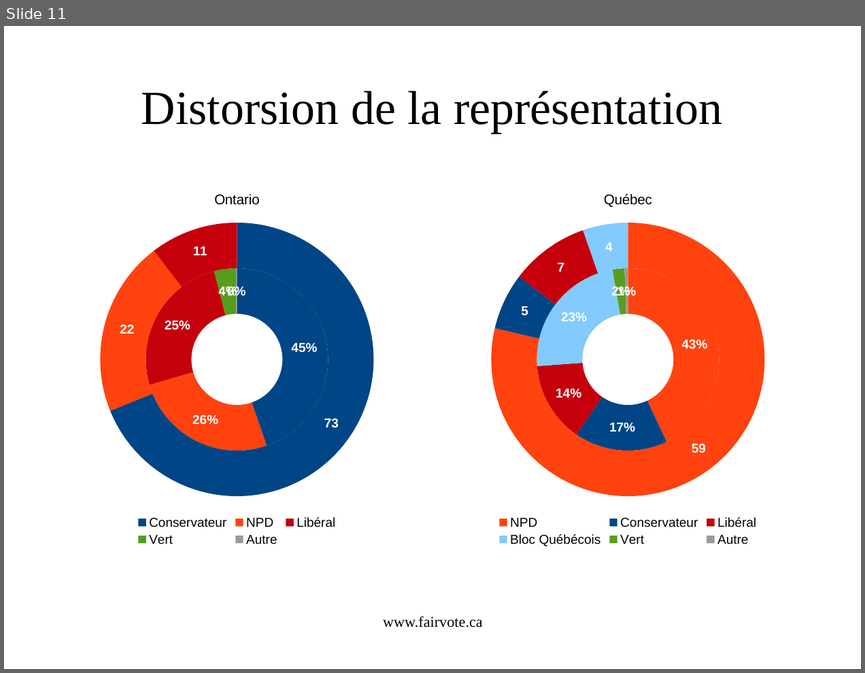
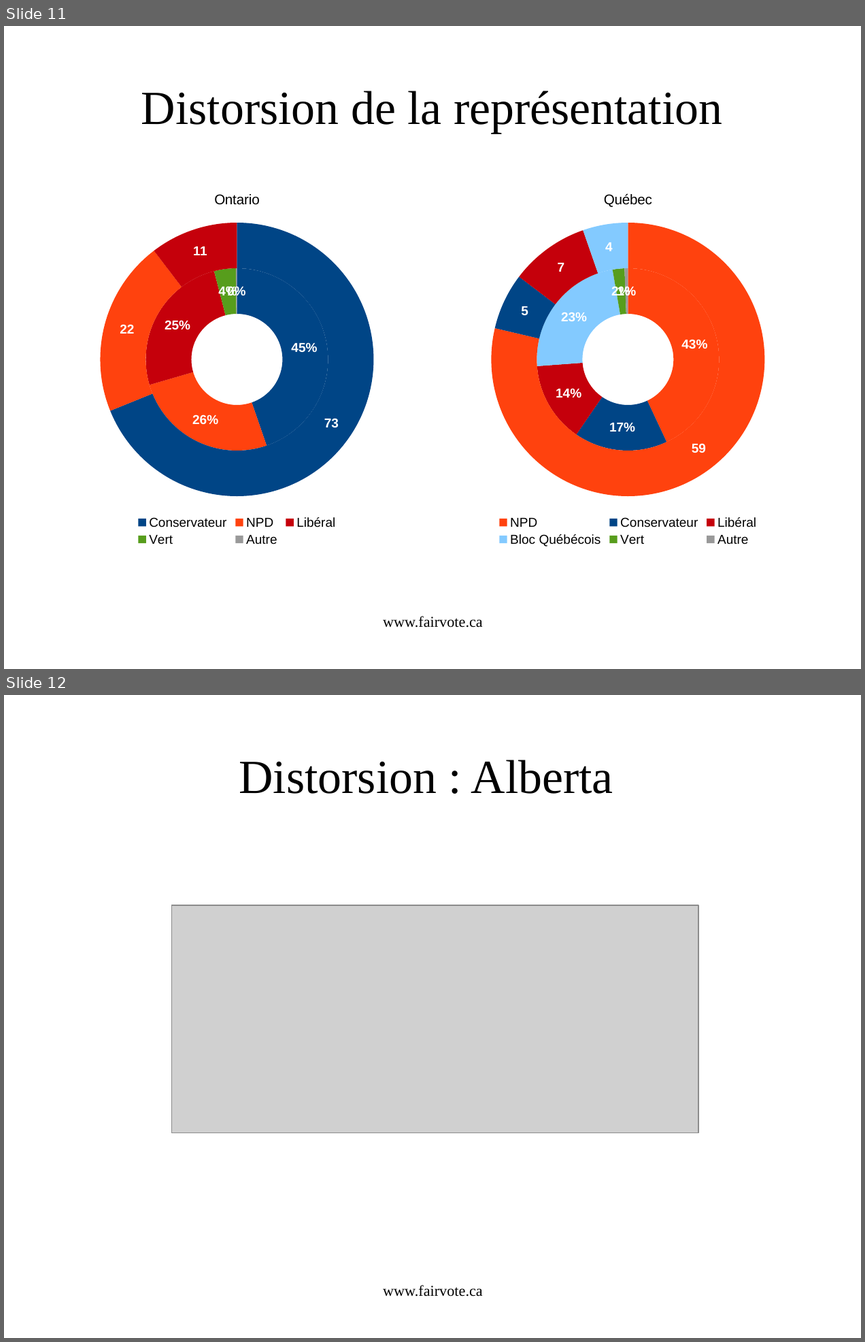
Before and after one commit to cyclingzealot/fvc_presentation, a slide deck: systèmesÉlectoraux.odp. Shown one above the other, each under a label of ours: slide 11 before the commit, slides 11 and 12 after it. The pictures are 865x673 and 865x1342 pixels, drawn with LibreOffice and Linux fonts; fonts in the diff are those of the drawing; grey boxes stand for pictures. Boxes give left, top, right and bottom in pixels: in the first picture for what was removed or moved away, otherwise in the second. Text is boxed around its words. In the diff, an @@ line names an element or a change of style, - is before the commit and + after.

```diff
--- a/systèmesÉlectoraux.odp
+++ b/systèmesÉlectoraux.odp
@@ slide 12 added at [4, 695, 861, 1338], background #FFFFFF @@
@@ title added at [239, 760, 613, 794], 44 pt, text #000000 @@
+Distorsion : Alberta
@@ picture added at [171, 905, 698, 1133] @@
@@ text added at [383, 1285, 483, 1296], 14 pt, text #000000 @@
+www.fairvote.ca
```
Also in this commit, not shown: 2 slides changed, 7 other slides added, 2 other files.
